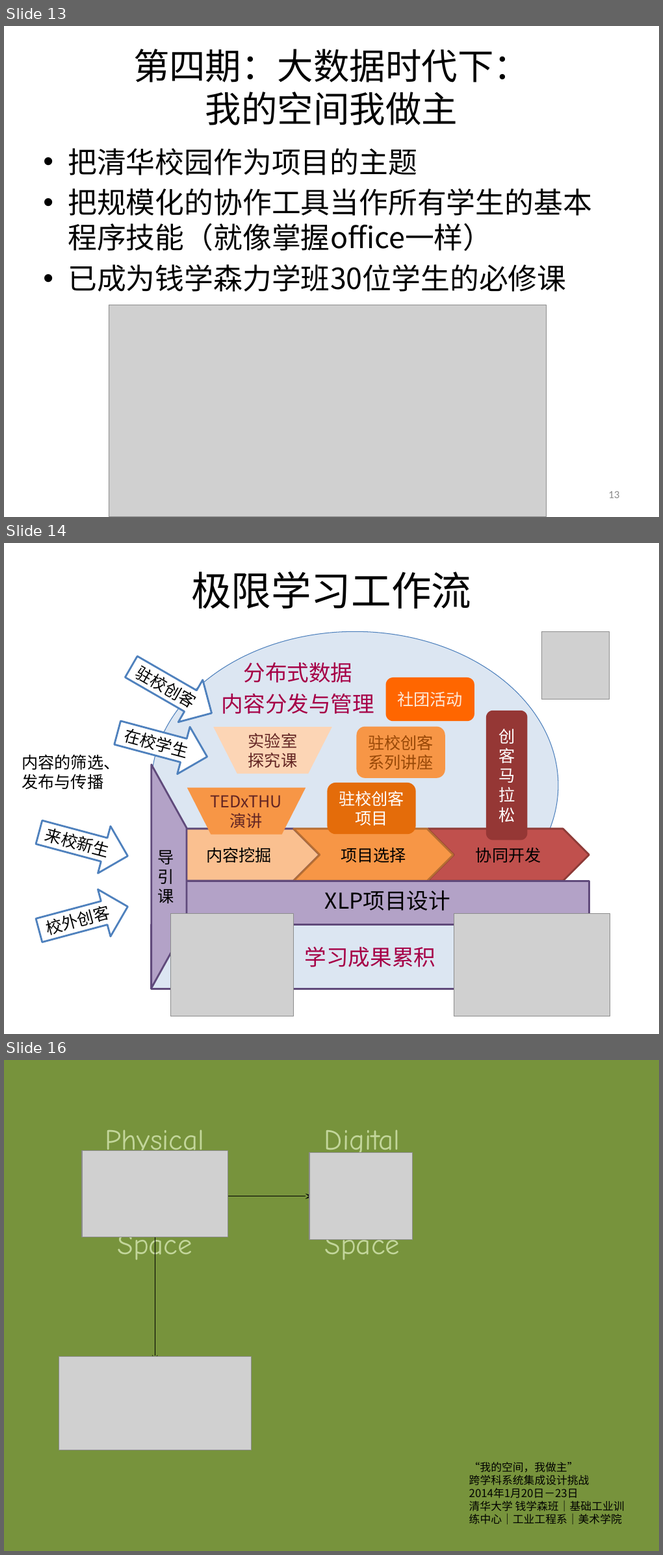
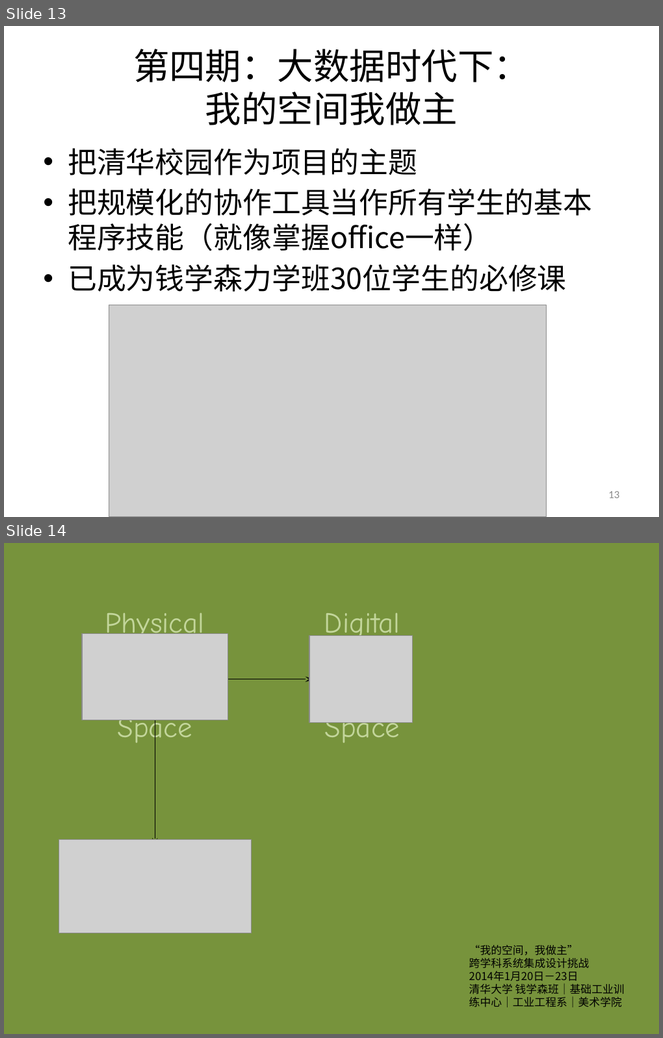
Before and after one commit to woodyme/2014JanXLP, a slide deck: 课程方案/XLP_WorkFLow_CHN.pptx. Shown one above the other, each under a label of ours: slides 13, 14 and 16 before the commit, slides 13 and 14 after it; the slides between them are not shown. The pictures are 663x1555 and 663x1038 pixels, drawn with LibreOffice and Linux fonts; fonts in the diff are those of the drawing; grey boxes stand for pictures; background and template pictures are left out. Boxes give left, top, right and bottom in pixels: in the first picture for what was removed or moved away, otherwise in the second. Text is boxed around its words. In the diff, an @@ line names an element or a change of style, - is before the commit and + after.

```diff
--- a/课程方案/XLP_WorkFLow_CHN.pptx
+++ b/课程方案/XLP_WorkFLow_CHN.pptx
@@ slide 14 removed at box(4, 543, 659, 1034), background #FFFFFF @@
@@ text removed at box(191, 572, 471, 609) @@
-极限学习工作流
@@ ellipse removed at box(152, 631, 558, 939) @@
@@ picture removed at box(542, 631, 609, 699) @@
@@ right arrow removed at box(119, 646, 224, 734) @@
-驻校创客
@@ text removed at box(222, 662, 374, 714) @@
-分布式数据
-内容分发与管理
@@ rounded rectangle removed at box(386, 678, 475, 721) @@
-社团活动
@@ right arrow removed at box(111, 709, 214, 780) @@
-在校学生
@@ rounded rectangle removed at box(486, 711, 527, 841) @@
-创客马拉松
@@ flow chart manual operation removed at box(214, 727, 332, 774) @@
-实验室
-探究课
@@ rounded rectangle removed at box(356, 726, 445, 778) @@
-驻校创客系列讲座
@@ text removed at box(22, 754, 120, 789) @@
-内容的筛选、发布与传播
@@ trapezoid removed at box(151, 765, 187, 988) @@
-导引课
@@ flow chart manual operation removed at box(187, 788, 306, 835) @@
-TEDxTHU
-演讲
@@ rounded rectangle removed at box(327, 783, 415, 835) @@
-驻校创客项目
@@ right arrow removed at box(33, 809, 134, 880) @@
-来校新生
@@ chevron removed at box(159, 828, 320, 881) @@
-内容挖掘
@@ chevron removed at box(294, 828, 453, 881) @@
-项目选择
@@ chevron removed at box(428, 828, 589, 881) @@
-协同开发
@@ right arrow removed at box(33, 883, 134, 954) @@
-校外创客
@@ rectangle removed at box(187, 881, 590, 925) @@
-XLP项目设计
@@ rectangle removed at box(152, 925, 589, 989) @@
-学习成果累积
@@ picture removed at box(170, 914, 294, 1017) @@
@@ picture removed at box(454, 914, 610, 1017) @@
@@ what was slide 16 is now slide 14 @@
```
Also in this commit, not shown: 6 slides changed, 2 other files.
